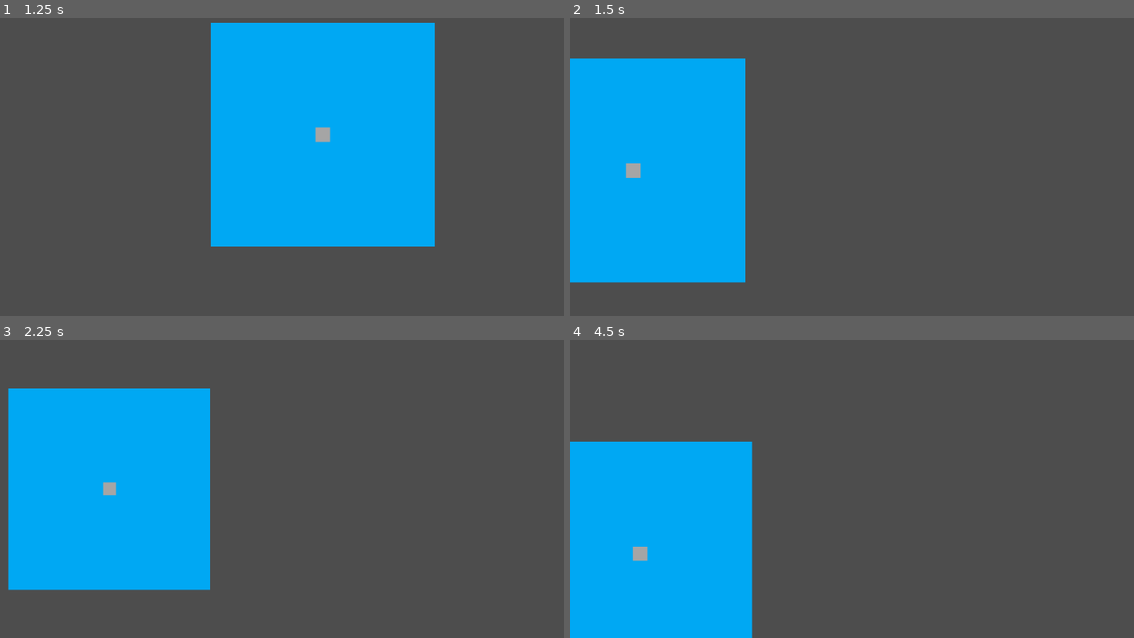
Above: before the commit, frames 1-4 (two rows, left to right).
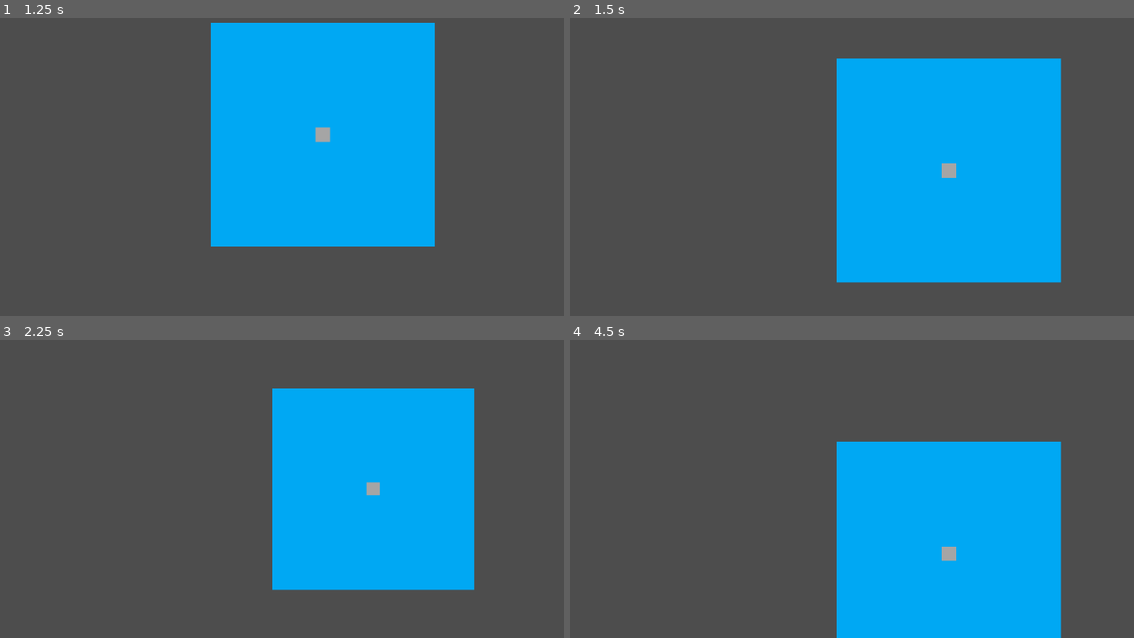
Above: after the commit, the same moments.

Repository: SUPRIM-MASTER/codenameWarfare
Game: Godot game, scene res://node_2d.tscn
Two runs of this game, one before a commit and one after it. Both use one fixed random seed, a clock stepped at 60 frames per second and the inputs below.
Inputs (mouse positions are in pixels of both pictures, inside the frame that each line leads up to):
- Up to frame 1 (1.25 s): tap Enter at 0.5 s; move the mouse to (462, 116) at 0.52 s; press the mouse at (462, 116) at 0.53 s
- Up to frame 2 (1.5 s): tap Space at 1.25 s; move the mouse to (761, 152) at 1.27 s; release the mouse at (761, 152) at 1.28 s; click (761, 152) at 1.35 s
- Up to frame 3 (2.25 s): tap Enter at 2 s; move the mouse to (389, 375) at 2.02 s; press the mouse at (389, 375) at 2.03 s; tap Mouse wheel down (scroll_down) at 2.1 s
- Up to frame 4 (4.5 s): tap Space at 2.75, 4.25 s; move the mouse to (863, 527) at 2.77 s; release the mouse at (863, 527) at 2.78 s; tap Mouse wheel up (scroll_up) at 2.85 s; click (863, 527) at 3.05 s; tap Enter at 3.5 s; move the mouse to (1088, 509) at 3.52 s; press the mouse at (1088, 509) at 3.53 s; move the mouse to (699, 402) at 4.27 s; release the mouse at (699, 402) at 4.28 s; click (699, 402) at 4.35 s

Frame 1 is identical in both runs. In frame 2, 53% of the frame differs, in the area x 0-88%, y 13-89%; in frame 3, 49%; in frame 4, 48%.

Commit message:
Ivan je porpavio mapglitch
OZO Z BOZO

Diff:
--- a/Camera2D.gd
+++ b/Camera2D.gd
@@ -10,18 +10,18 @@
 	elif Input.is_action_just_pressed("scroll_up") and z < 15:
 		z+=1
 	elif Input.is_action_pressed("left_click"):
-		if ev is InputEventMouseMotion:
+		if ev is InputEventMouseMotion and abs(position.y)<map_size[1]*4 and abs(position.x)<map_size[0]*4:
 			position -= ev.relative / zoom
 	else:
 		return
 
 	zoom = Vector2(z*0.01, z*0.01)
 
-	if position.y >= map_size[1]*4:
-		position.y = -position.y +100
-	elif -position.y >= map_size[1]*4:
-		position.y = -position.y -100
-	elif position.x >= map_size[0]*4:
-		position.x = -position.x +100
-	elif -position.x >= map_size[0]*4:
-		position.x = -position.x -100
+	if position.y > map_size[1]*4:
+		position.y = -map_size[1]
+	elif -position.y > map_size[1]*4:
+		position.y = map_size[1]
+	elif position.x > map_size[0]*4:
+		position.x = -map_size[0]
+	elif -position.x > map_size[0]*4:
+		position.x = map_size[0]
